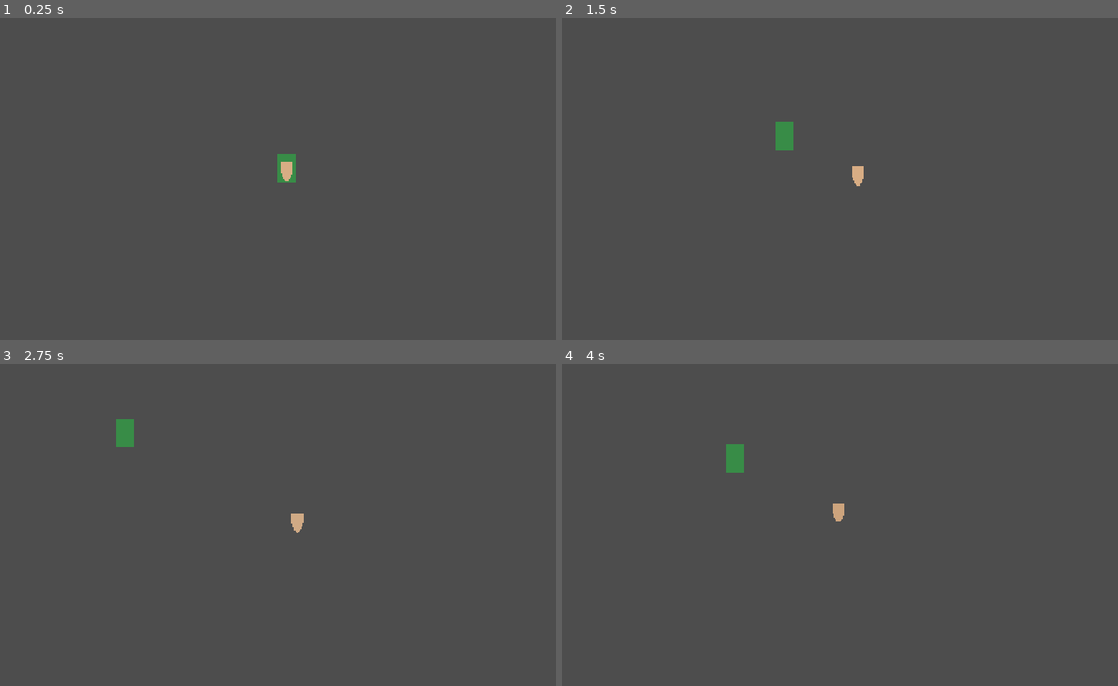
Above: before the commit, frames 1-4 (two rows, left to right).
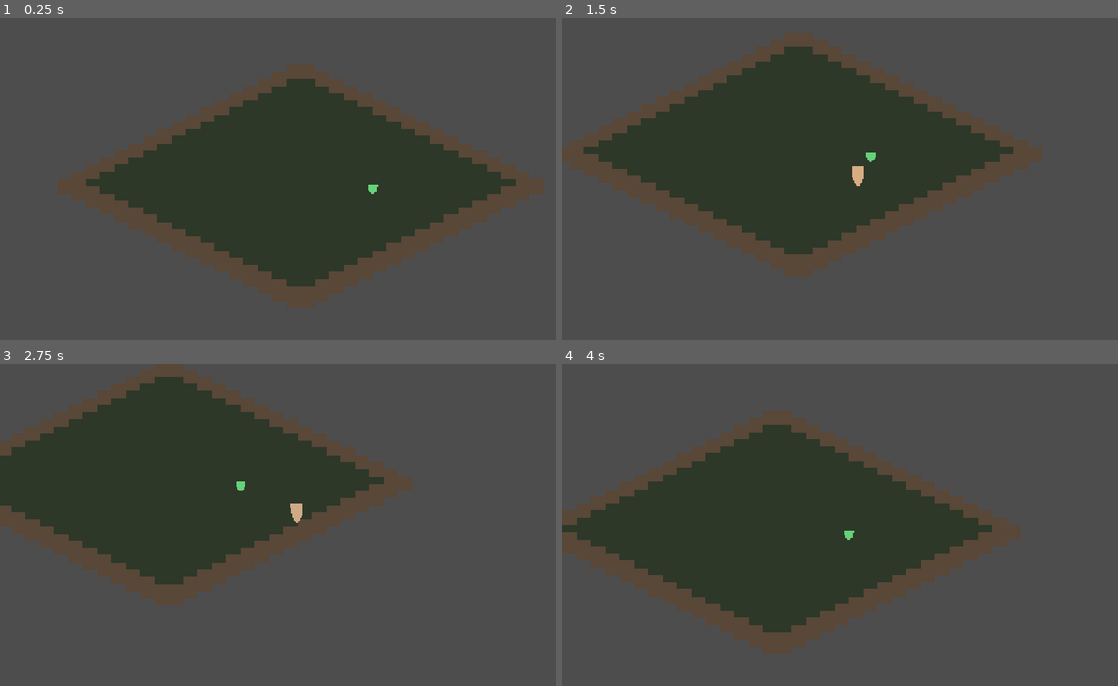
Above: after the commit, the same moments.

Repository: andreattar/valour-online
Game: Godot game, scene res://scenes/isometric_playground.tscn
The game is run twice, just before and just after one commit, with the same random seed, the same clock (stepped at 60 frames per second) and the same inputs.
Inputs (mouse positions are in pixels of both pictures, inside the frame that each line leads up to):
- Up to frame 1 (0.25 s): no input
- Up to frame 2 (1.5 s): tap Enter at 0.5, 0.6 s; move the mouse to (973, 162) at 0.52 s; hold D (move_right) 0.53-1.28 s; click (973, 162) at 0.67 s; move the mouse to (734, 195) at 1.27 s; hold S (move_back) from 1.28 s (still down); tap Keypad Enter at 1.35 s
- Up to frame 3 (2.75 s): move the mouse to (344, 454) at 2.02 s; release S (move_back) at 2.03 s; hold D (move_right) from 2.03 s (still down); tap Enter at 2.1 s
- Up to frame 4 (4 s): move the mouse to (817, 589) at 2.77 s; release D (move_right) at 2.78 s; hold W (move_forward) 2.78-3.53 s; tap Keypad Enter at 2.85 s; click (817, 589) at 2.92 s; move the mouse to (1017, 573) at 3.52 s; hold A (move_left) from 3.53 s (still down); tap Enter at 3.6 s

The runs differ from the first frame. In frame 1, 26% of the frame differs, in the area x 15-93%, y 18-84%; in frame 2, 26%; in frame 3, 25%; in frame 4, 26%, in the area x 0-78%, y 18-84%.
Error before the commit: Parse Error: Function "get_layer_count()" not found in base self. (res://scripts/world/isometric_world.gd:14)

Commit message:
Fix Godot 4.6: migrate Terrain from TileMap to TileMapLayer
Made-with: Cursor

Diff:
--- a/scenes/isometric_playground.tscn
+++ b/scenes/isometric_playground.tscn
@@ -12,7 +12,7 @@
 [node name="IsometricPlayground" type="Node2D"]
 y_sort_enabled = true
 
-[node name="Terrain" type="TileMap" parent="."]
+[node name="Terrain" type="TileMapLayer" parent="."]
 script = ExtResource("1_terrain")
 
 [node name="TreeA" type="ColorRect" parent="."]
--- a/scripts/world/isometric_world.gd
+++ b/scripts/world/isometric_world.gd
@@ -1,5 +1,5 @@
-extends TileMap
-## Builds isometric TileSet at runtime and paints a small arena with walkable floor + wall border.
+extends TileMapLayer
+## Builds isometric TileSet at runtime and paints a small arena (Godot 4.4+ uses TileMapLayer, not TileMap).
 ## Group "iso_world": exposes is_walkable(grid: Vector2i).
 
 const CELL := Vector2i(64, 32)
@@ -11,11 +11,8 @@
 
 func _ready() -> void:
 	add_to_group("iso_world")
-	if get_layer_count() == 0:
-		add_layer(-1)
 	tile_set = _build_tileset()
-	var layer := get_layer(0) as TileMapLayer
-	_paint_arena(layer)
+	_paint_arena()
 
 
 func _build_tileset() -> TileSet:
@@ -40,7 +37,7 @@
 	return ts
 
 
-func _paint_arena(layer: TileMapLayer) -> void:
+func _paint_arena() -> void:
 	for x in range(-map_radius, map_radius + 1):
 		for y in range(-map_radius, map_radius + 1):
 			var c := Vector2i(x, y)
@@ -48,23 +45,20 @@
 				x == -map_radius or x == map_radius or y == -map_radius or y == map_radius
 			)
 			if is_border:
-				layer.set_cell(c, 0, ATLAS_WALL)
+				set_cell(c, 0, ATLAS_WALL)
 			else:
-				layer.set_cell(c, 0, ATLAS_FLOOR)
+				set_cell(c, 0, ATLAS_FLOOR)
 
 
 func is_walkable(grid: Vector2i) -> bool:
-	var layer := get_layer(0) as TileMapLayer
-	if layer.get_cell_source_id(grid) < 0:
+	if get_cell_source_id(grid) < 0:
 		return false
-	return layer.get_cell_atlas_coords(grid) != ATLAS_WALL
+	return get_cell_atlas_coords(grid) != ATLAS_WALL
 
 
 func grid_to_world_pos(grid: Vector2i) -> Vector2:
-	var layer := get_layer(0) as TileMapLayer
-	return layer.to_global(layer.map_to_local(grid))
+	return to_global(map_to_local(grid))
 
 
 func world_to_grid_pos(global_pos: Vector2) -> Vector2i:
-	var layer := get_layer(0) as TileMapLayer
-	return layer.local_to_map(layer.to_local(global_pos))
+	return local_to_map(to_local(global_pos))
